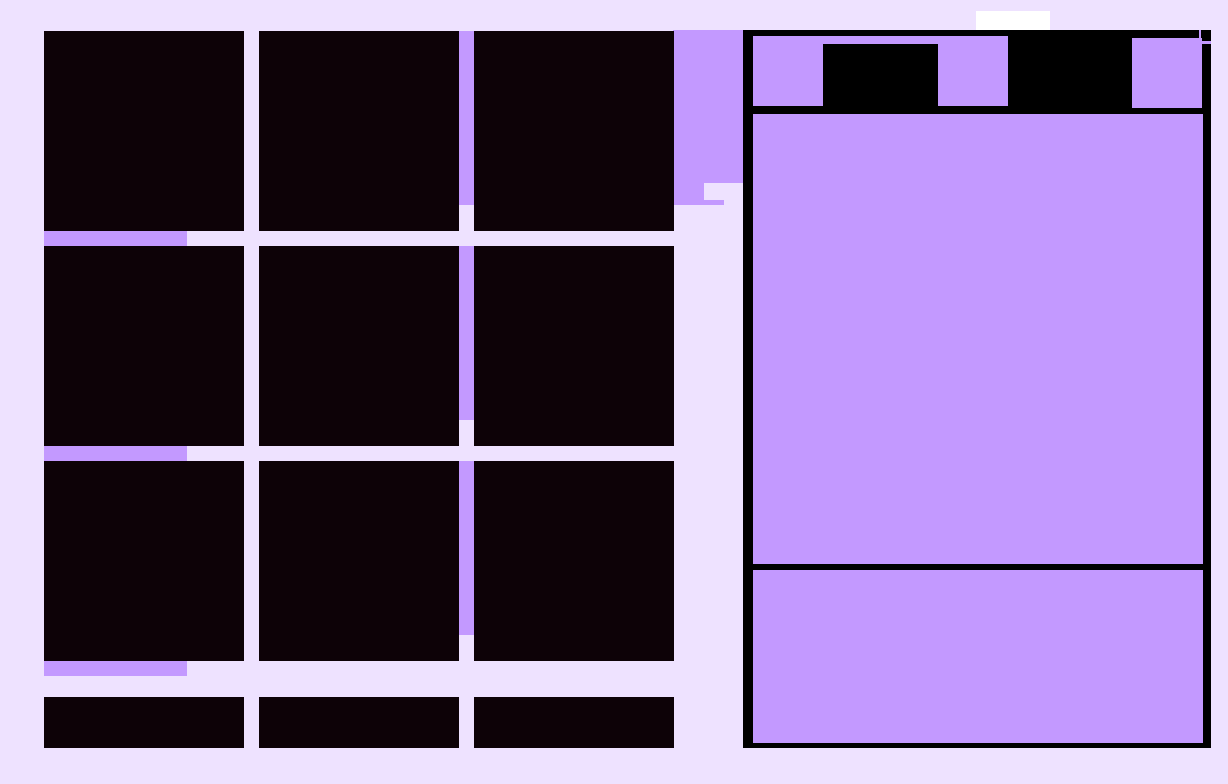
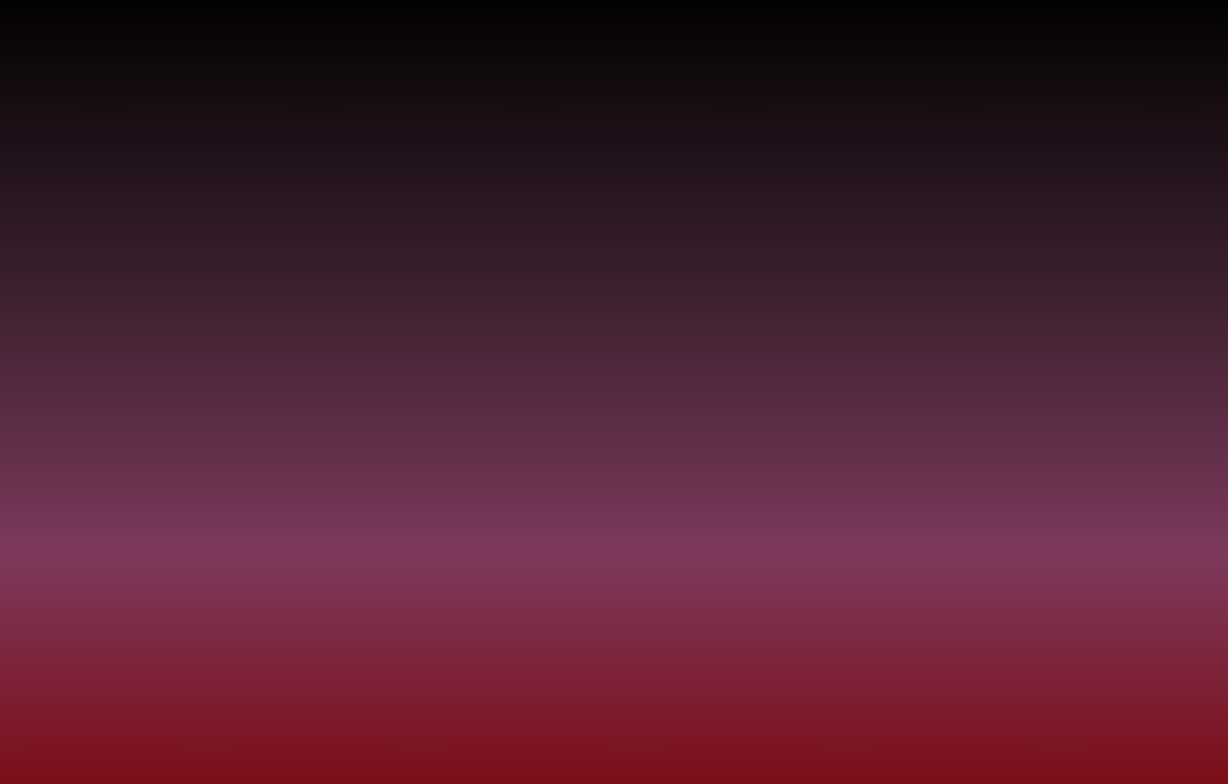
Comparing the layer stacks of the two 1228px x 784px images. Changes:
added layer "Capa pegada #1" (48%) above "Capa pegada" over [0, 0, 1228, 784]
added layer "Copia de AMNA" (99%) above "AMNA" over [0, 0, 1228, 784]
hid "Fondo" over [0, 0, 1228, 784]
